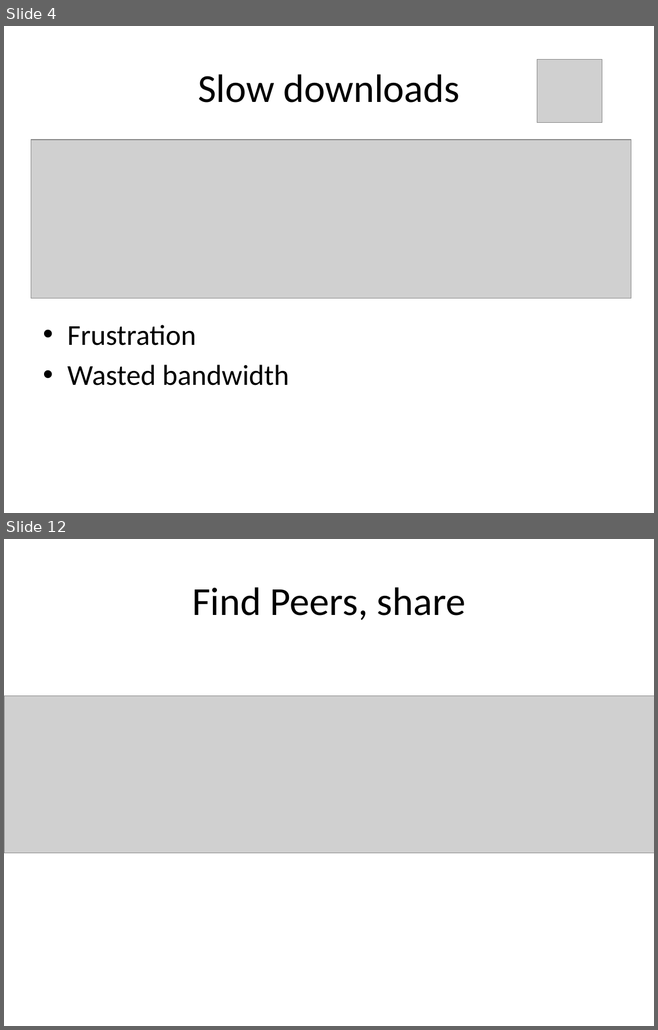
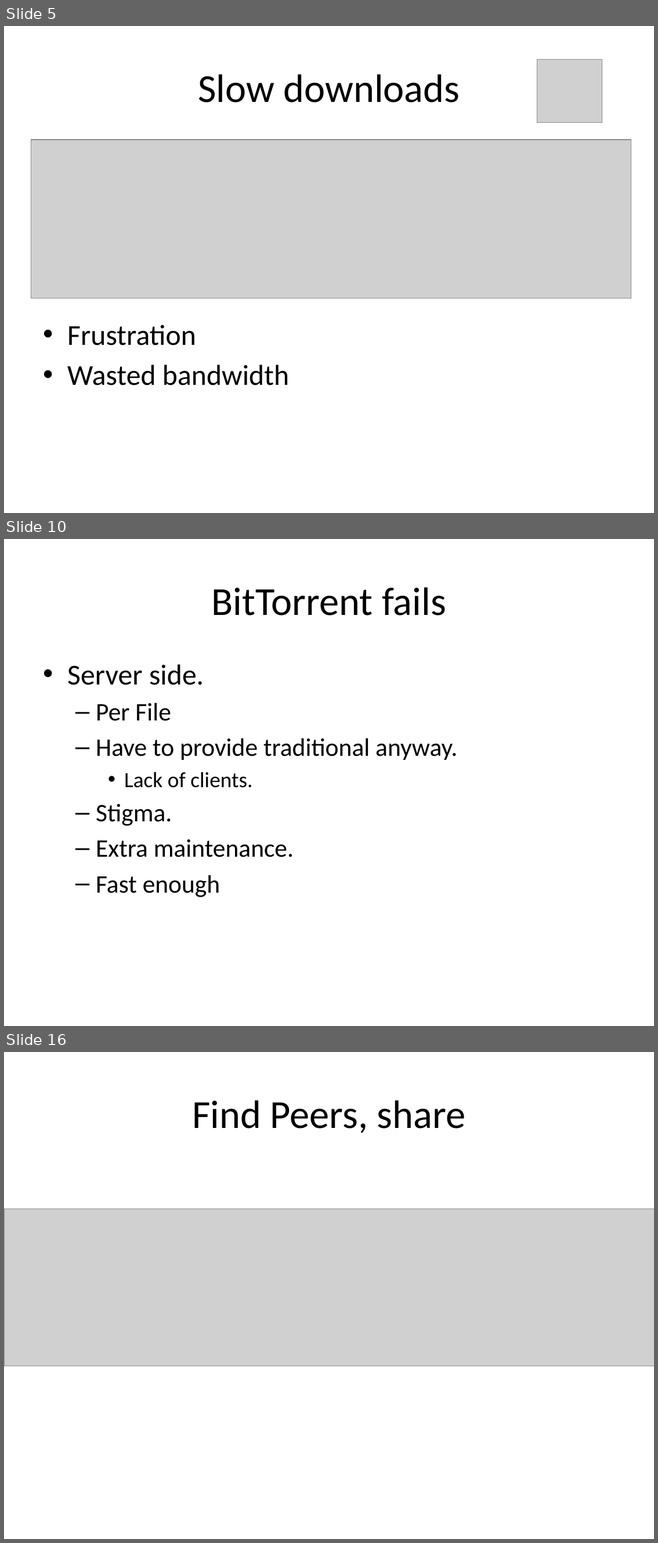
Before and after one commit to rdp/p2pwebclient, a slide deck: thesis_presentation/How to Make the Internet Faster.pptx. Shown one above the other, each under a label of ours: slides 4 and 12 before the commit, slides 5, 10 and 16 after it; the slides between them are not shown. The pictures are 658x1030 and 658x1543 pixels, drawn with LibreOffice and Linux fonts; fonts in the diff are those of the drawing; grey boxes stand for pictures. Boxes give left, top, right and bottom in pixels: in the first picture for what was removed or moved away, otherwise in the second. Text is boxed around its words. In the diff, an @@ line names an element or a change of style, - is before the commit and + after.

```diff
--- a/thesis_presentation/How to Make the Internet Faster.pptx
+++ b/thesis_presentation/How to Make the Internet Faster.pptx
@@ slide 10 added at [4, 539, 654, 1026], background #FFFFFF @@
@@ title added at [212, 587, 445, 616], 44 pt, text #000000 @@
+BitTorrent fails
@@ text added at [67, 664, 457, 897], 28 pt, text #000000 @@
+• Server side.
+  – Per File
+  – Have to provide traditional anyway.
+    • Lack of clients.
+  – Stigma.
+  – Extra maintenance.
+  – Fast enough
@@ what was slide 4 is now slide 5 @@
@@ what was slide 12 is now slide 16 @@
```
Also in this commit, not shown: 7 slides changed, 7 other slides added, 1 slide removed, 2 other files.
